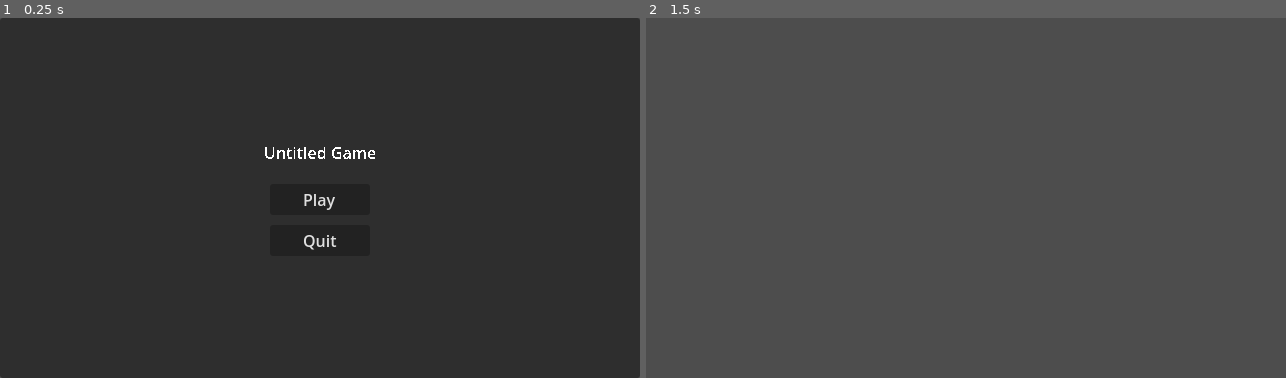
Above: before the commit, frames 1-2 (left to right).
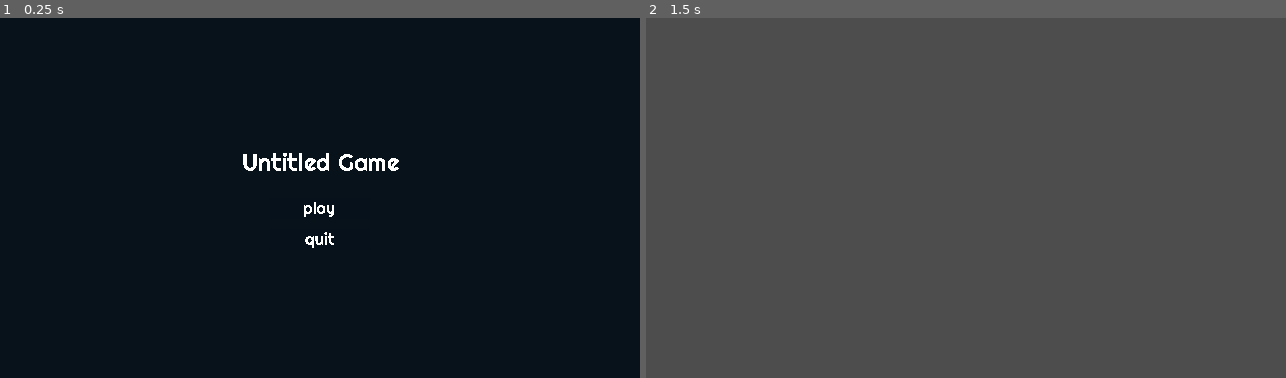
Above: after the commit, the same moments.

Repository: jollyroger182/clocked-in
Game: Godot game, scene res://scenes/menu/menu.tscn
The game is run twice, just before and just after one commit, with the same random seed, the same clock (stepped at 60 frames per second) and the same inputs.
Inputs (mouse positions are in pixels of both pictures, inside the frame that each line leads up to):
- Up to frame 1 (0.25 s): no input
- Up to frame 2 (1.5 s): click "Play" (after the commit: "play") at 0.5 s; tap Enter at 1.25 s; move the mouse to (1106, 180) at 1.27 s; hold Right from 1.28 s (still down); tap Alt at 1.35 s; click (1106, 180) at 1.42 s

The runs differ from the first frame. In frame 1, 100% of the frame differs, in the area x 0-100%, y 0-100%; in frame 2, nothing differs.

Commit message:
add font colors and custom font

Diff:
--- /dev/null
+++ b/assets/resources/themes/good.tres
@@ -0,0 +1,25 @@
+[gd_resource type="Theme" load_steps=5 format=3 uid="uid://b1ma6lppmv7qs"]
+
+[ext_resource type="FontFile" uid="uid://dspt8oan81kdr" path="res://assets/fonts/Righteous-Regular.ttf" id="1_2wfrt"]
+
+[sub_resource type="StyleBoxFlat" id="StyleBoxFlat_q1pu2"]
+bg_color = Color(0.5882353, 0.7529412, 0.7176471, 1)
+corner_radius_top_left = 8
+corner_radius_top_right = 8
+corner_radius_bottom_right = 8
+corner_radius_bottom_left = 8
+
+[sub_resource type="StyleBoxFlat" id="StyleBoxFlat_2wfrt"]
+bg_color = Color(0.027062122, 0.06907559, 0.10663129, 1)
+
+[sub_resource type="StyleBoxFlat" id="StyleBoxFlat_8tbei"]
+bg_color = Color(0.02745098, 0.07058824, 0.105882354, 1)
+
+[resource]
+Button/colors/font_color = Color(1, 1, 1, 1)
+Button/colors/font_hover_color = Color(0.02745098, 0.07058824, 0.105882354, 1)
+Button/fonts/font = ExtResource("1_2wfrt")
+Button/styles/hover = SubResource("StyleBoxFlat_q1pu2")
+Button/styles/normal = SubResource("StyleBoxFlat_2wfrt")
+Label/fonts/font = ExtResource("1_2wfrt")
+Panel/styles/panel = SubResource("StyleBoxFlat_8tbei")
--- a/scenes/menu/menu.tscn
+++ b/scenes/menu/menu.tscn
@@ -1,7 +1,11 @@
-[gd_scene load_steps=3 format=3 uid="uid://8kkdfh358w87"]
+[gd_scene load_steps=5 format=3 uid="uid://8kkdfh358w87"]
 
+[ext_resource type="Theme" uid="uid://b1ma6lppmv7qs" path="res://assets/resources/themes/good.tres" id="1_e0arn"]
 [ext_resource type="Script" uid="uid://dmg0jtf00rb6r" path="res://scenes/menu/menu.gd" id="1_klgdb"]
 [ext_resource type="Material" uid="uid://ticmeo4nqnw0" path="res://assets/resources/shaders/pixelmaterial.tres" id="2_mcvr8"]
+
+[sub_resource type="LabelSettings" id="LabelSettings_e0arn"]
+font_size = 24
 
 [node name="Menu" type="Panel"]
 anchors_preset = 15
@@ -9,6 +13,7 @@
 anchor_bottom = 1.0
 grow_horizontal = 2
 grow_vertical = 2
+theme = ExtResource("1_e0arn")
 script = ExtResource("1_klgdb")
 
 [node name="VBoxContainer" type="VBoxContainer" parent="."]
@@ -26,6 +31,7 @@
 material = ExtResource("2_mcvr8")
 layout_mode = 2
 text = "Untitled Game"
+label_settings = SubResource("LabelSettings_e0arn")
 horizontal_alignment = 1
 
 [node name="Buttons" type="VBoxContainer" parent="VBoxContainer"]
@@ -35,12 +41,14 @@
 theme_override_constants/separation = 10
 
 [node name="Play" type="Button" parent="VBoxContainer/Buttons"]
+material = ExtResource("2_mcvr8")
 layout_mode = 2
-text = "Play"
+text = "play"
 
 [node name="Quit" type="Button" parent="VBoxContainer/Buttons"]
+material = ExtResource("2_mcvr8")
 layout_mode = 2
-text = "Quit"
+text = "quit"
 
 [connection signal="pressed" from="VBoxContainer/Buttons/Play" to="." method="_on_play_pressed"]
 [connection signal="pressed" from="VBoxContainer/Buttons/Quit" to="." method="_on_quit_pressed"]
Binary file added: assets/fonts/Righteous-Regular.ttf
Not shown, added: assets/fonts/Righteous-Regular.ttf.import
